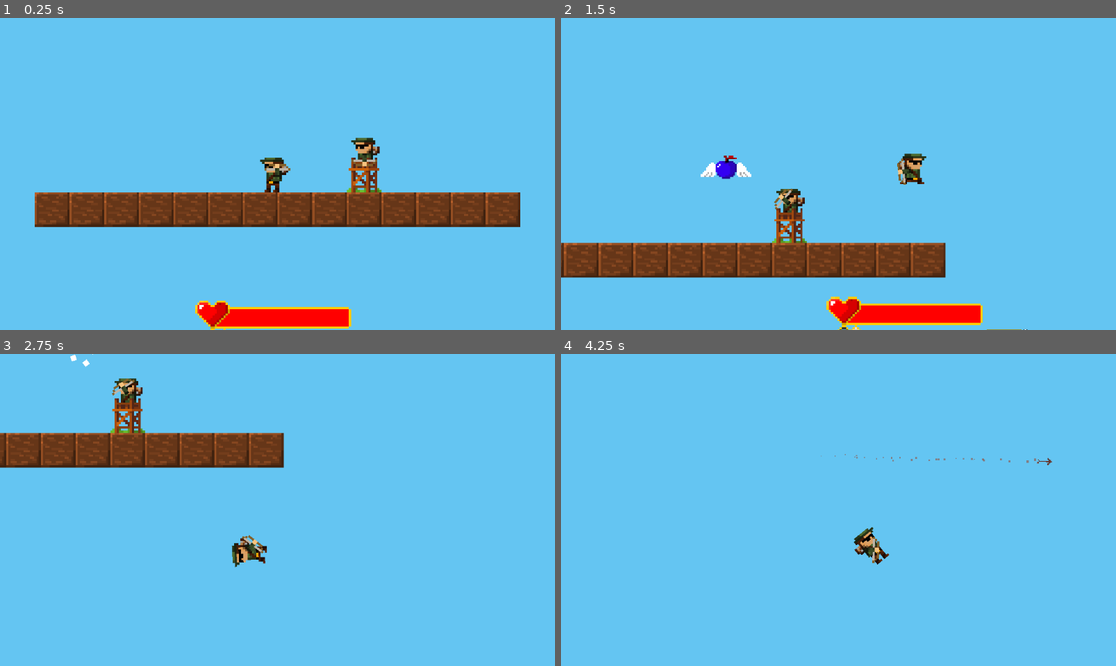
Above: before the commit, frames 1-4 (two rows, left to right).
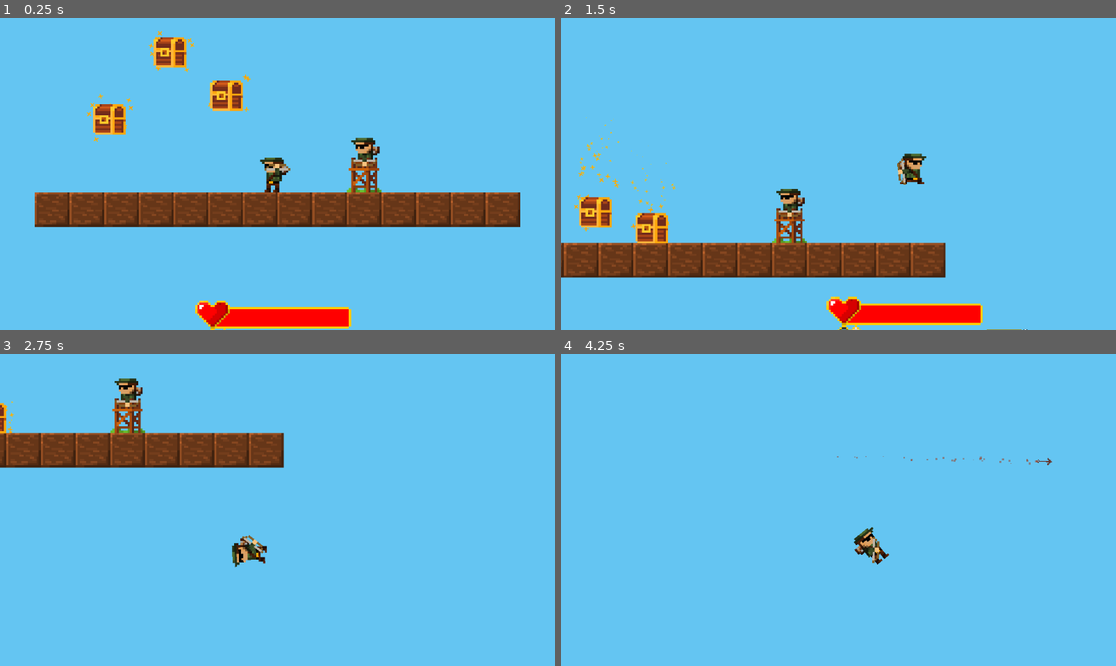
Above: after the commit, the same moments.

Repository: Dan-Yaacobi/TheBowman
Game: Godot game, scene res://Level/Testing/TestingArea.tscn
Two runs of this game, one before a commit and one after it. Both use one fixed random seed, a clock stepped at 60 frames per second and the inputs below. This scene is started directly instead of the project's main scene. Sound files missing from this copy of the repository are replaced by a short silence.
Inputs (mouse positions are in pixels of both pictures, inside the frame that each line leads up to):
- Up to frame 1 (0.25 s): no input
- Up to frame 2 (1.5 s): move the mouse to (960, 158) at 0.52 s; press the mouse at (960, 158) at 0.53 s; hold D (Right) from 0.53 s (still down); tap Space (Jump) at 0.77 s; move the mouse to (727, 189) at 1.27 s; release the mouse at (727, 189) at 1.28 s; tap Middle mouse button (Dash) at 1.35 s
- Up to frame 3 (2.75 s): tap Space (Jump) at 1.52 s; click (166, 525) at 1.55 s; move the mouse to (333, 441) at 2.02 s; release D (Right) at 2.03 s; press the mouse at (333, 441) at 2.03 s; hold A (Left) from 2.03 s (still down)
- Up to frame 4 (4.25 s): move the mouse to (810, 572) at 2.77 s; release A (Left) at 2.78 s; release the mouse at (810, 572) at 2.78 s; hold D (Right) from 2.78 s (still down); right-click (810, 572) at 2.85 s; tap Space (Jump) at 3.02, 3.77 s; click (810, 572) at 3.05 s; move the mouse to (1005, 556) at 3.52 s; hold T (test) from 3.53 s (still down); click (1005, 556) at 3.8 s

The runs differ from the first frame. In frame 1, 1.9% of the frame differs, in the area x 15-46%, y 4-40%; in frame 2, 1.9%, in the area x 2-44%, y 31-73%; in frame 3, 0.3%; in frame 4, less than 0.1%.

Commit message:
TreasureChestUpdate
updated treasure chest sound effects and added damaged animation

Diff:
--- a/Items/item_pick_up.gd
+++ b/Items/item_pick_up.gd
@@ -43,9 +43,11 @@
 	return dirc
 
 func calculate_direction_to_player() -> Vector2:
-	var _direction: Vector2
-	_direction = player.global_position - global_position
-	return _direction.normalized()
+	if player != null:
+		var _direction: Vector2
+		_direction = player.global_position - global_position
+		return _direction.normalized()
+	return Vector2.ZERO
 
 func item_picked_up(body) -> void:
 	if body is Player:
--- a/Level/Testing/TestingArea.tscn
+++ b/Level/Testing/TestingArea.tscn
@@ -1,12 +1,18 @@
-[gd_scene load_steps=11 format=4 uid="uid://faeqy5pfi8yk"]
+[gd_scene load_steps=29 format=4 uid="uid://faeqy5pfi8yk"]
 
 [ext_resource type="Script" path="res://Level/Testing/testing_area.gd" id="1_e8ewn"]
 [ext_resource type="PackedScene" uid="uid://d0aswr8q0lpei" path="res://Level/Tiles.tscn" id="1_u5lkp"]
 [ext_resource type="PackedScene" uid="uid://cesvb1a1eu8yq" path="res://Player/Player.tscn" id="2_7l2ag"]
 [ext_resource type="Texture2D" uid="uid://clbn7aipnnhq8" path="res://Level/Tiles/Gold Wood Square.png" id="4_o1u76"]
+[ext_resource type="PackedScene" uid="uid://c5o8b833xdeaf" path="res://Objects/FallingObjects/Objects/TreasureChest/TreasureChest.tscn" id="8_5cpo0"]
+[ext_resource type="Script" path="res://Items/drop_data.gd" id="9_si70b"]
+[ext_resource type="Resource" uid="uid://d2y7btr0r5s71" path="res://Items/Diamond.tres" id="10_2upya"]
 [ext_resource type="PackedScene" uid="uid://b3b0oqm1t2e4u" path="res://Tower/Tower.tscn" id="11_8wq7p"]
+[ext_resource type="Resource" uid="uid://b1ax10wl1o1p0" path="res://Items/Coin.tres" id="11_jqrw7"]
 [ext_resource type="PackedScene" uid="uid://c8cod48iqt17m" path="res://Weapons/0_BasicBow/BasicArrow/BasicArrow.tscn" id="12_4r26e"]
+[ext_resource type="Resource" uid="uid://d0coedohrill3" path="res://Items/RedDiamond.tres" id="12_bdfic"]
 [ext_resource type="Script" path="res://Tower/Scripts/tower_data.gd" id="13_j7khy"]
+[ext_resource type="Script" path="res://Objects/FallingObjects/Scripts/falling_objcets_data.gd" id="13_qn8nl"]
 
 [sub_resource type="TileSetAtlasSource" id="TileSetAtlasSource_mix7l"]
 texture = ExtResource("4_o1u76")
@@ -26,6 +32,72 @@
 position = Vector2(0, 0)
 arrow = ExtResource("12_4r26e")
 
+[sub_resource type="Resource" id="Resource_unsoy"]
+script = ExtResource("9_si70b")
+item_data = ExtResource("10_2upya")
+probability = 100.0
+
+[sub_resource type="Resource" id="Resource_34f6k"]
+script = ExtResource("9_si70b")
+item_data = ExtResource("10_2upya")
+probability = 50.0
+
+[sub_resource type="Resource" id="Resource_83x02"]
+script = ExtResource("9_si70b")
+item_data = ExtResource("11_jqrw7")
+probability = 100.0
+
+[sub_resource type="Resource" id="Resource_ipauh"]
+script = ExtResource("9_si70b")
+item_data = ExtResource("11_jqrw7")
+probability = 100.0
+
+[sub_resource type="Resource" id="Resource_rr0iv"]
+script = ExtResource("9_si70b")
+item_data = ExtResource("11_jqrw7")
+probability = 100.0
+
+[sub_resource type="Resource" id="Resource_tjq0x"]
+script = ExtResource("9_si70b")
+item_data = ExtResource("11_jqrw7")
+probability = 100.0
+
+[sub_resource type="Resource" id="Resource_x1iiq"]
+script = ExtResource("9_si70b")
+item_data = ExtResource("12_bdfic")
+probability = 10.0
+
+[sub_resource type="Resource" id="Resource_sskci"]
+script = ExtResource("9_si70b")
+item_data = ExtResource("12_bdfic")
+probability = 10.0
+
+[sub_resource type="Resource" id="Resource_7nb0p"]
+script = ExtResource("9_si70b")
+item_data = ExtResource("10_2upya")
+probability = 50.0
+
+[sub_resource type="Resource" id="Resource_afqbl"]
+resource_local_to_scene = true
+script = ExtResource("13_qn8nl")
+drops = Array[ExtResource("9_si70b")]([SubResource("Resource_unsoy"), SubResource("Resource_34f6k"), SubResource("Resource_83x02"), SubResource("Resource_ipauh"), SubResource("Resource_rr0iv"), SubResource("Resource_tjq0x"), SubResource("Resource_x1iiq"), SubResource("Resource_sskci"), SubResource("Resource_7nb0p")])
+hits_to_destory = 5
+mass = 100.0
+
+[sub_resource type="Resource" id="Resource_5i24m"]
+resource_local_to_scene = true
+script = ExtResource("13_qn8nl")
+drops = Array[ExtResource("9_si70b")]([SubResource("Resource_unsoy"), SubResource("Resource_34f6k"), SubResource("Resource_83x02"), SubResource("Resource_ipauh"), SubResource("Resource_rr0iv"), SubResource("Resource_tjq0x"), SubResource("Resource_x1iiq"), SubResource("Resource_sskci"), SubResource("Resource_7nb0p")])
+hits_to_destory = 5
+mass = 100.0
+
+[sub_resource type="Resource" id="Resource_js0aj"]
+resource_local_to_scene = true
+script = ExtResource("13_qn8nl")
+drops = Array[ExtResource("9_si70b")]([SubResource("Resource_unsoy"), SubResource("Resource_34f6k"), SubResource("Resource_83x02"), SubResource("Resource_ipauh"), SubResource("Resource_rr0iv"), SubResource("Resource_tjq0x"), SubResource("Resource_x1iiq"), SubResource("Resource_sskci"), SubResource("Resource_7nb0p")])
+hits_to_destory = 5
+mass = 100.0
+
 [node name="TestingArea" type="Node2D"]
 script = ExtResource("1_e8ewn")
 
@@ -42,3 +114,15 @@
 [node name="Tower" parent="." instance=ExtResource("11_8wq7p")]
 position = Vector2(40, -8)
 data = SubResource("Resource_qdy2n")
+
+[node name="TreasureChest" parent="." instance=ExtResource("8_5cpo0")]
+position = Vector2(-49, -66)
+data = SubResource("Resource_afqbl")
+
+[node name="TreasureChest2" parent="." instance=ExtResource("8_5cpo0")]
+position = Vector2(-77, -35)
+data = SubResource("Resource_5i24m")
+
+[node name="TreasureChest3" parent="." instance=ExtResource("8_5cpo0")]
+position = Vector2(-23, -46)
+data = SubResource("Resource_js0aj")
--- a/Level/Testing/testing_area.gd
+++ b/Level/Testing/testing_area.gd
@@ -4,12 +4,12 @@
 const DEMO_ENEMY_2 = preload("res://Enemies/DemoEnemy/DemoEnemy2.tscn")
 const DEMO_ENEMY_BOSS_2 = preload("res://Enemies/DemoEnemy/Boss2/DemoEnemyBoss2.tscn")
 
-func _ready() -> void:
-	#treasure_chest.set_player(player)
-	#return
-	var enemy: DemoEnemy = DEMO_ENEMY_2.instantiate()
-	#enemy.stats.shooter = true
-	enemy.get_player(player)
-	enemy.global_position = Vector2(0,-100)
-
-	add_child(enemy)
+#func _ready() -> void:
+	##treasure_chest.set_player(player)
+	##return
+	#var enemy: DemoEnemy = DEMO_ENEMY_2.instantiate()
+	##enemy.stats.shooter = true
+	#enemy.get_player(player)
+	#enemy.global_position = Vector2(0,-100)
+	#
+	#add_child(enemy)
--- a/Objects/FallingObjects/Objects/TreasureChest/TreasureChest.tscn
+++ b/Objects/FallingObjects/Objects/TreasureChest/TreasureChest.tscn
@@ -7,7 +7,9 @@
 [ext_resource type="Resource" uid="uid://b1ax10wl1o1p0" path="res://Items/Coin.tres" id="4_ip0xq"]
 [ext_resource type="Texture2D" uid="uid://c4oftynas7wmn" path="res://Objects/FallingObjects/Sprites/TreasureChest.png" id="4_qrrt5"]
 [ext_resource type="Resource" uid="uid://d0coedohrill3" path="res://Items/RedDiamond.tres" id="5_40hub"]
-[ext_resource type="AudioStream" uid="uid://bqo76ftmuvx6c" path="res://Objects/FallingObjects/Objects/TreasureChest/TreasureSound.mp3" id="5_e14l5"]
+[ext_resource type="Texture2D" uid="uid://cvomifa28xhvn" path="res://Objects/FallingObjects/Sprites/twinkle.png" id="8_q4k2q"]
+[ext_resource type="AudioStream" uid="uid://d2tjadsxjmphi" path="res://Objects/FallingObjects/Objects/TreasureChest/ChestOpen.wav" id="8_snum2"]
+[ext_resource type="AudioStream" uid="uid://d3uk6pw51gjcn" path="res://Objects/FallingObjects/Objects/TreasureChest/Chest Hit.wav" id="9_x28gj"]
 
 [sub_resource type="Resource" id="Resource_unsoy"]
 script = ExtResource("2_sn45b")
@@ -61,6 +63,46 @@
 hits_to_destory = 5
 mass = 100.0
 
+[sub_resource type="Animation" id="Animation_en8i0"]
+resource_name = "Damaged"
+length = 0.2
+tracks/0/type = "value"
+tracks/0/imported = false
+tracks/0/enabled = true
+tracks/0/path = NodePath(".:frame")
+tracks/0/interp = 1
+tracks/0/loop_wrap = true
+tracks/0/keys = {
+"times": PackedFloat32Array(0, 0.2),
+"transitions": PackedFloat32Array(1, 1),
+"update": 1,
+"values": [1, 0]
+}
+tracks/1/type = "value"
+tracks/1/imported = false
+tracks/1/enabled = true
+tracks/1/path = NodePath(".:modulate")
+tracks/1/interp = 1
+tracks/1/loop_wrap = true
+tracks/1/keys = {
+"times": PackedFloat32Array(0),
+"transitions": PackedFloat32Array(1),
+"update": 0,
+"values": [Color(1, 1, 1, 1)]
+}
+tracks/2/type = "value"
+tracks/2/imported = false
+tracks/2/enabled = true
+tracks/2/path = NodePath(".:rotation")
+tracks/2/interp = 1
+tracks/2/loop_wrap = true
+tracks/2/keys = {
+"times": PackedFloat32Array(0, 0.2),
+"transitions": PackedFloat32Array(1, 1),
+"update": 0,
+"values": [-0.174533, 0.0]
+}
+
 [sub_resource type="Animation" id="Animation_gxbjr"]
 resource_name = "Destroyed"
 length = 0.8
@@ -74,7 +116,7 @@
 "times": PackedFloat32Array(0),
 "transitions": PackedFloat32Array(1),
 "update": 1,
-"values": [1]
+"values": [2]
 }
 tracks/1/type = "value"
 tracks/1/imported = false
@@ -143,9 +185,22 @@
 "update": 0,
 "values": [Color(1, 1, 1, 1)]
 }
+tracks/2/type = "value"
+tracks/2/imported = false
+tracks/2/enabled = true
+tracks/2/path = NodePath(".:rotation")
+tracks/2/interp = 1
+tracks/2/loop_wrap = true
+tracks/2/keys = {
+"times": PackedFloat32Array(0),
+"transitions": PackedFloat32Array(1),
+"update": 0,
+"values": [0.0]
+}
 
 [sub_resource type="AnimationLibrary" id="AnimationLibrary_xggia"]
 _data = {
+"Damaged": SubResource("Animation_en8i0"),
 "Destroyed": SubResource("Animation_gxbjr"),
 "Idle": SubResource("Animation_h0s70"),
 "RESET": SubResource("Animation_4pgoo")
@@ -153,11 +208,11 @@
 
 [sub_resource type="Curve" id="Curve_t7gy6"]
 max_value = 2.0
-_data = [Vector2(0, 2), 0.0, 0.0, 0, 0, Vector2(1, 0), 0.0, 0.0, 0, 0]
+_data = [Vector2(0.0172414, 0.483516), 0.0, 0.0, 0, 0, Vector2(1, 0), 0.0, 0.0, 0, 0]
 point_count = 2
 
 [sub_resource type="Gradient" id="Gradient_0yllh"]
-colors = PackedColorArray(1, 0.717647, 0, 1, 1, 1, 1, 1)
+colors = PackedColorArray(1, 0.803922, 0.309804, 1, 1, 1, 1, 1)
 
 [sub_resource type="RectangleShape2D" id="RectangleShape2D_5hrq1"]
 size = Vector2(15, 14)
@@ -174,7 +229,7 @@
 
 [node name="Sprite2D" type="Sprite2D" parent="."]
 texture = ExtResource("4_qrrt5")
-hframes = 2
+hframes = 3
 
 [node name="AnimationPlayer" type="AnimationPlayer" parent="Sprite2D"]
 libraries = {
@@ -183,12 +238,15 @@
 
 [node name="CPUParticles2D" type="CPUParticles2D" parent="."]
 z_index = -2
-amount = 30
-emission_shape = 1
-emission_sphere_radius = 13.0
+amount = 50
+lifetime = 0.5
+speed_scale = 0.5
+texture = ExtResource("8_q4k2q")
+emission_shape = 3
+emission_rect_extents = Vector2(10, 10)
 gravity = Vector2(0, 0)
+angle_max = 360.0
 scale_amount_curve = SubResource("Curve_t7gy6")
-color = Color(1, 0.8045, 0.31, 1)
 color_ramp = SubResource("Gradient_0yllh")
 
 [node name="CollisionShape2D" type="CollisionShape2D" parent="."]
@@ -205,6 +263,9 @@
 debug_color = Color(0.979401, 0, 0.388345, 0.42)
 
 [node name="AudioStreamPlayer2D" type="AudioStreamPlayer2D" parent="."]
-stream = ExtResource("5_e14l5")
+stream = ExtResource("8_snum2")
 volume_db = -13.546
-pitch_scale = 0.8
+
+[node name="DamagedAudio" type="AudioStreamPlayer2D" parent="."]
+stream = ExtResource("9_x28gj")
+pitch_scale = 2.28
--- a/Objects/FallingObjects/Objects/TreasureChest/treasure_chest.gd
+++ b/Objects/FallingObjects/Objects/TreasureChest/treasure_chest.gd
@@ -4,6 +4,8 @@
 @onready var area: Area2D = $Area2D
 @onready var audio_stream_player: AudioStreamPlayer2D = $AudioStreamPlayer2D
 @onready var cpu_particles_2d: CPUParticles2D = $CPUParticles2D
+@onready var damaged_audio: AudioStreamPlayer2D = $DamagedAudio
+@onready var sprite: Sprite2D = $Sprite2D
 
 var falling_state: bool = true
 
@@ -12,12 +14,18 @@
 	animation_player.play("Idle")
 	mass = data.mass
 	self.gravity_scale = 0.05
+	self.damaged.connect(damaged_animation)
 
 func _physics_process(delta: float) -> void:
 	pass
 
+func damaged_animation() -> void:
+	animation_player.play("Damaged")
+	animation_player.current_animation
+
+	damaged_audio.play(0.2)
+
 func destroyed() -> void:
-
 	cpu_particles_2d.emitting = false
 	animation_player.play("Destroyed")
 	audio_stream_player.play()
--- a/Objects/FallingObjects/Scripts/falling_object.gd
+++ b/Objects/FallingObjects/Scripts/falling_object.gd
@@ -1,6 +1,8 @@
 class_name FallingObject extends RigidBody2D
 
 const ITEM_PICK_UP = preload("res://Items/ItemPickUp.tscn")
+
+signal damaged
 
 @export var data: FallingObjectData
 var player: Player
@@ -18,6 +20,8 @@
 			if data.hits_to_destory <= 0:
 				destroyed_state = true
 				destroyed()
+			else:
+				damaged.emit()
 
 func destroyed() -> void:
 	queue_free()
--- a/Shop/TowersShopMenu/ShopTower/ShopTower.tscn
+++ b/Shop/TowersShopMenu/ShopTower/ShopTower.tscn
@@ -6,6 +6,7 @@
 [ext_resource type="Script" path="res://Tower/Scripts/tower_data.gd" id="3_gu2wy"]
 [ext_resource type="PackedScene" uid="uid://5ja4joi88e24" path="res://Shop/TowersShopMenu/ShopTower/UpgradeTowerButton.tscn" id="4_fmpho"]
 [ext_resource type="Texture2D" uid="uid://cggdcuxxgrs5e" path="res://Shop/TowersShopMenu/ShopTower/Sprites/NextArrowBasic.png" id="6_d33dl"]
+[ext_resource type="Texture2D" uid="uid://f3bqmnlbkom7" path="res://Tower/Sprites/LeechTower.png" id="7_ajbpp"]
 
 [sub_resource type="Resource" id="Resource_8jn82"]
 resource_local_to_scene = true
@@ -90,3 +91,8 @@
 scale = Vector2(0.02, 0.02)
 theme_override_font_sizes/font_size = 250
 text = "Tower #1"
+
+[node name="TowerType" type="Sprite2D" parent="."]
+position = Vector2(0, -2)
+scale = Vector2(0.5, 0.5)
+texture = ExtResource("7_ajbpp")
Not shown, added: Objects/FallingObjects/Objects/TreasureChest/Chest Hit.wav.import
Not shown, added: Objects/FallingObjects/Objects/TreasureChest/ChestHit.mp3.import
Not shown, added: Objects/FallingObjects/Objects/TreasureChest/ChestOpen.wav.import
Not shown: 1 places in Objects/FallingObjects/Objects/TreasureChest/TreasureChest.tscn that only renumber resources
Binary file changed: Objects/FallingObjects/Sprites/TreasureChest.png
Binary file added: Objects/FallingObjects/Sprites/twinkle.png
Not shown, added: Objects/FallingObjects/Sprites/twinkle.png.import
Not shown: 1 places in Shop/TowersShopMenu/ShopTower/ShopTower.tscn that only renumber resources
Binary file added: Tower/Sprites/LeechTower.png
Not shown, added: Tower/Sprites/LeechTower.png.import
Not shown, added: Objects/FallingObjects/Objects/TreasureChest/Chest Hit.wav
Not shown, added: Objects/FallingObjects/Objects/TreasureChest/ChestHit.mp3
(and 1 more such lines)
